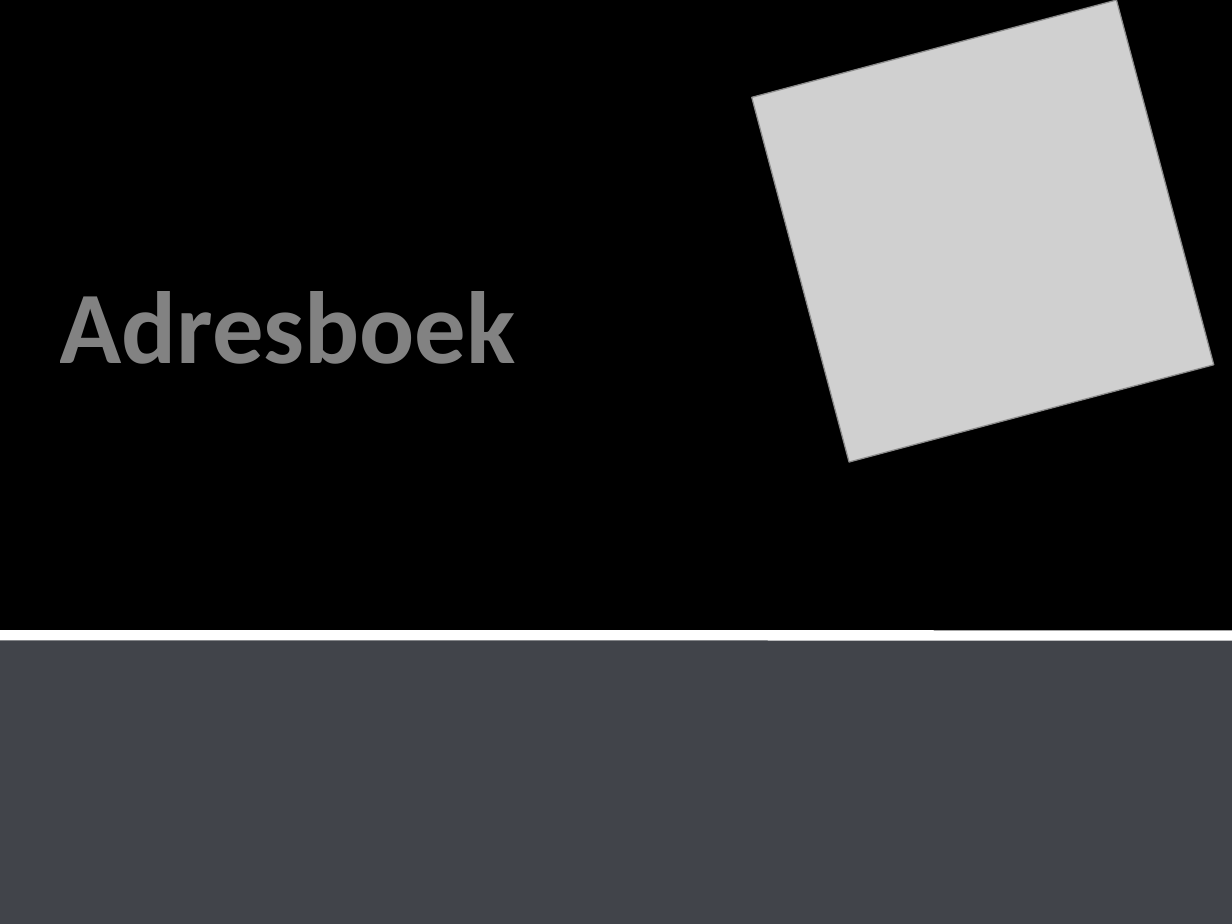
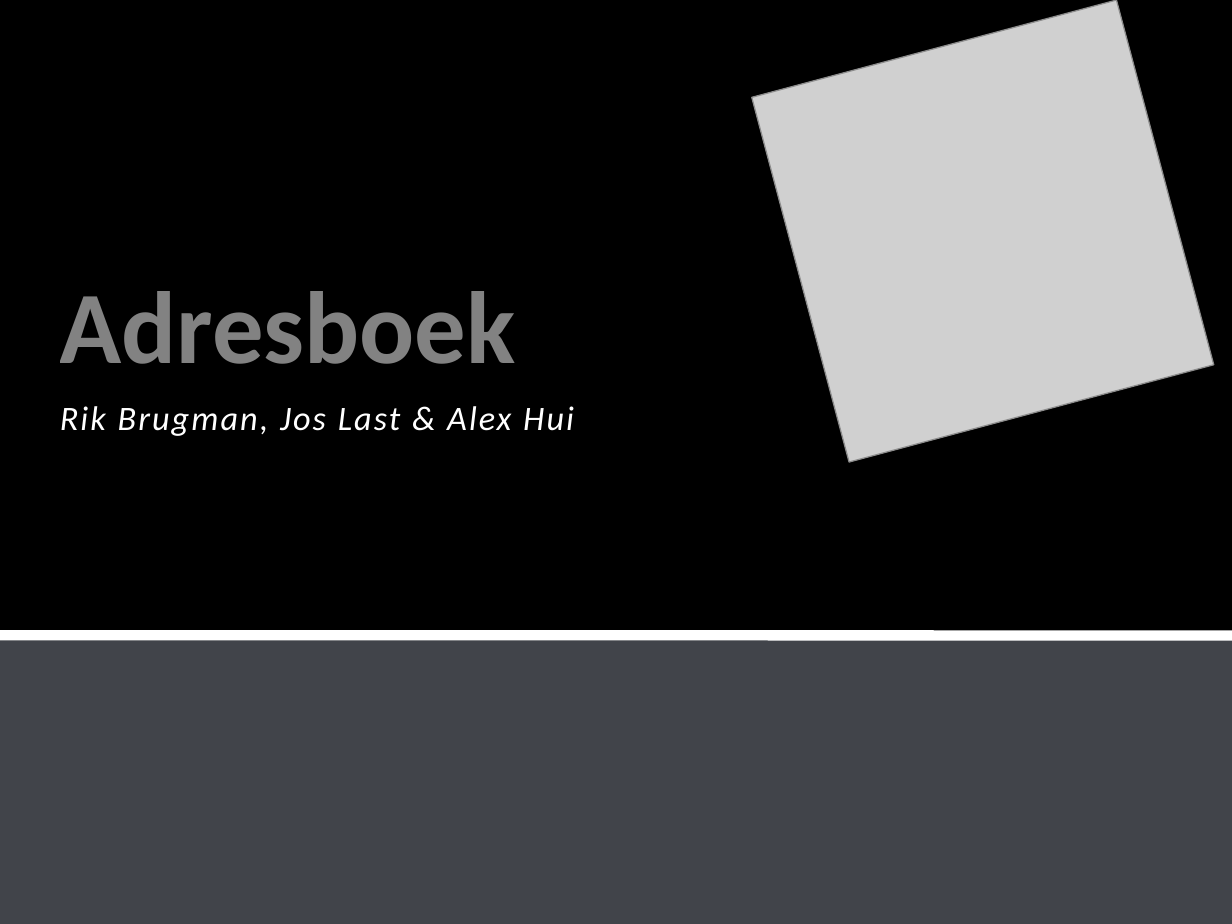
Before and after one commit to Lastje/Project_AOROCJL2, a slide deck: slide 1 of Documenten/Presentatie/Adresboek.pptx. Drawn at 1232x924 pixels with LibreOffice and Linux fonts; fonts in the diff are those of the drawing; grey boxes stand for pictures; background and template pictures are left out. Boxes give left, top, right and bottom in pixels: in the first picture for what was removed or moved away, otherwise in the second. Text is boxed around its words. In the diff, an @@ line names an element or a change of style, - is before the commit and + after.

```diff
--- a/Documenten/Presentatie/Adresboek.pptx
+++ b/Documenten/Presentatie/Adresboek.pptx
@@ subtitle added at box(60, 406, 574, 436), 20 pt, text #FFFFFF, italic @@
+Rik Brugman, Jos Last & Alex Hui
```
Also in this commit, not shown: 2 other slides changed, 2 slides added, 2 slides removed, 1 other file.
